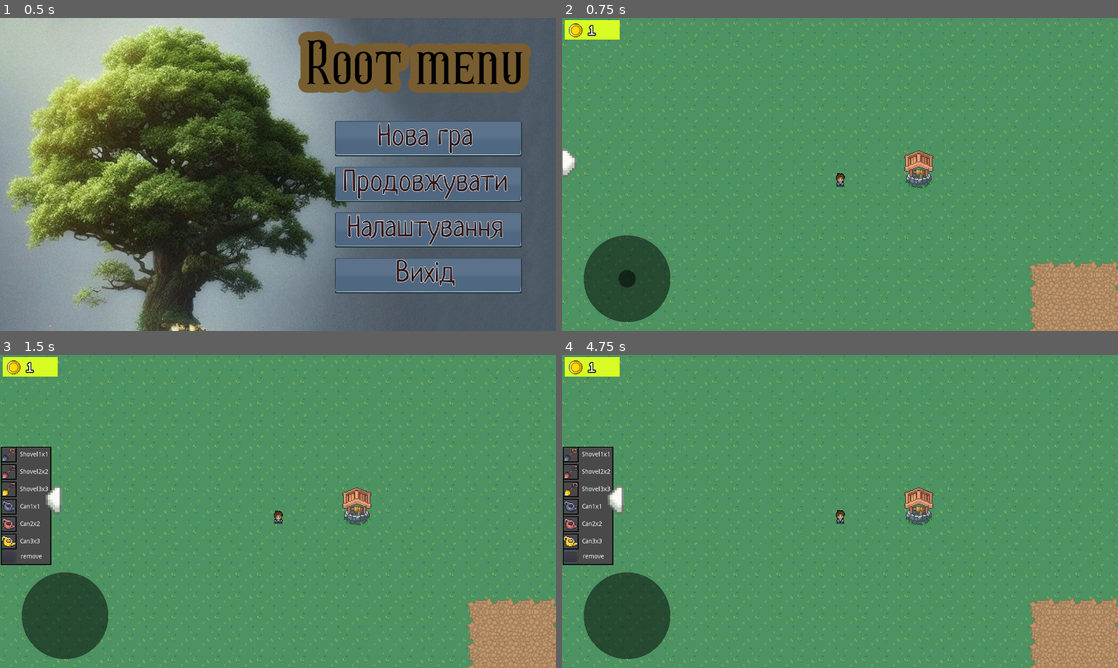
Above: before the commit, frames 1-4 (two rows, left to right).
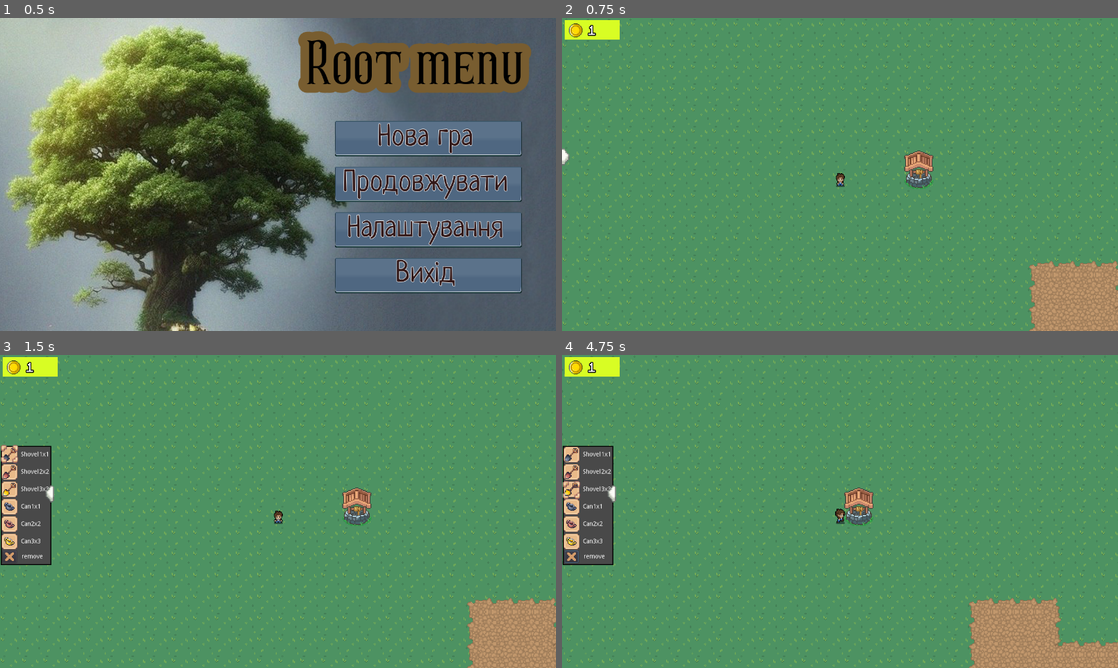
Above: after the commit, the same moments.

Repository: zolkins/RootGame
Game: Godot game, scene res://scenes/main_menu.tscn
The game is run twice, just before and just after one commit, with the same random seed, the same clock (stepped at 60 frames per second) and the same inputs.
Inputs (mouse positions are in pixels of both pictures, inside the frame that each line leads up to; where the layout moved, square brackets give the same spot in the first picture):
- Up to frame 1 (0.5 s): no input
- Up to frame 2 (0.75 s): click "Нова гра" at 0.5 s
- Up to frame 3 (1.5 s): click (5, 492) [5, 498] at 1.25 s
- Up to frame 4 (4.75 s): click "remove" at 2 s; tap Enter at 2.75, 4.25 s; drag from (573, 455) to (895, 442) at 2.77 s; tap Space at 3.5 s; drag from (573, 470) to (812, 574) at 3.52 s; move the mouse to (573, 489) at 4.27 s; hold Right (ui_right) from 4.28 s (still down); click (573, 489) at 4.42 s

Frame 1 is identical in both runs. In frame 2, 3.6% of the frame differs, in the area x 0-20%, y 41-98%; in frame 3, 4.8%; in frame 4, 16%, in the area x 0-100%, y 0-100%.

Commit message:
SelectedItems

Diff:
--- /dev/null
+++ b/resources/1Panels.tres
@@ -0,0 +1,10 @@
+[gd_resource type="Theme" load_steps=3 format=2]
+
+[ext_resource path="res://resources/img/itemBack.png" type="Texture" id=1]
+
+[sub_resource type="StyleBoxTexture" id=1]
+texture = ExtResource( 1 )
+region_rect = Rect2( 0, 0, 26, 26 )
+
+[resource]
+Panel/styles/panel = SubResource( 1 )
--- a/resources/button_bl.tres
+++ b/resources/button_bl.tres
@@ -42,6 +42,8 @@
 outline_size = 1
 font_data = ExtResource( 4 )
 
+[sub_resource type="StyleBoxTexture" id=7]
+
 [resource]
 Button/colors/font_color = Color( 0.2, 0.0980392, 0.0980392, 1 )
 Button/colors/font_color_disabled = Color( 0.9, 0.9, 0.9, 0.2 )
@@ -83,3 +85,4 @@
 Label/constants/shadow_offset_y = 1
 Label/fonts/font = SubResource( 6 )
 Label/styles/normal = null
+Panel/styles/panel = SubResource( 7 )
--- a/scenes/Hotbar.tscn
+++ b/scenes/Hotbar.tscn
@@ -1,6 +1,6 @@
-[gd_scene load_steps=14 format=2]
+[gd_scene load_steps=15 format=2]
 
-[ext_resource path="res://resources/InventSlot.png" type="Texture" id=1]
+[ext_resource path="res://resources/img/delete.png" type="Texture" id=1]
 [ext_resource path="res://resources/img/InventSlot.png" type="Texture" id=2]
 [ext_resource path="res://resources/img/Sprite-0001.png" type="Texture" id=3]
 [ext_resource path="res://scripts/Slot.gd" type="Script" id=4]
@@ -11,11 +11,9 @@
 [ext_resource path="res://resources/img/shovel3.png" type="Texture" id=9]
 [ext_resource path="res://resources/img/can2.png" type="Texture" id=10]
 [ext_resource path="res://resources/img/can1.png" type="Texture" id=11]
+[ext_resource path="res://resources/1Panels.tres" type="Theme" id=12]
 [ext_resource path="res://resources/chek_b.tres" type="Theme" id=13]
-
-[sub_resource type="StyleBoxTexture" id=1]
-texture = ExtResource( 1 )
-region_rect = Rect2( 0, 0, 32, 32 )
+[ext_resource path="res://resources/img/selectedItem.png" type="Texture" id=14]
 
 [node name="Shop" type="Node2D"]
 script = ExtResource( 5 )
@@ -26,7 +24,7 @@
 
 [node name="Texture" type="NinePatchRect" parent="Items"]
 margin_left = 2.0
-margin_top = 211.0
+margin_top = 209.0
 margin_right = 118.0
 margin_bottom = 483.0
 texture = ExtResource( 2 )
@@ -35,25 +33,27 @@
 patch_margin_right = 3
 patch_margin_bottom = 3
 
-[node name="GridContainer" type="GridContainer" parent="Items/Texture"]
-margin_right = 36.0
-margin_bottom = 250.0
+[node name="GridContainer" type="GridContainer" parent="Items"]
+margin_left = 4.0
+margin_top = 211.0
+margin_right = 40.0
+margin_bottom = 461.0
 rect_min_size = Vector2( 36, 36 )
 custom_constants/hseparation = 4
 
-[node name="Slot 1" type="Panel" parent="Items/Texture/GridContainer"]
+[node name="Slot 1" type="Panel" parent="Items/GridContainer"]
 margin_right = 36.0
 margin_bottom = 36.0
 rect_min_size = Vector2( 36, 36 )
-custom_styles/panel = SubResource( 1 )
+theme = ExtResource( 12 )
 script = ExtResource( 4 )
 
-[node name="Shovel1x1" type="Sprite" parent="Items/Texture/GridContainer/Slot 1"]
+[node name="Shovel1x1" type="Sprite" parent="Items/GridContainer/Slot 1"]
 position = Vector2( 17.75, 18.25 )
 scale = Vector2( 1.525, 1.525 )
 texture = ExtResource( 8 )
 
-[node name="Label" type="Label" parent="Items/Texture/GridContainer/Slot 1"]
+[node name="Label" type="Label" parent="Items/GridContainer/Slot 1"]
 margin_left = 44.0
 margin_top = 11.0
 margin_right = 120.0
@@ -61,116 +61,118 @@
 theme = ExtResource( 13 )
 text = "Shovel1x1"
 
-[node name="Slot 2" type="Panel" parent="Items/Texture/GridContainer"]
+[node name="Slot 2" type="Panel" parent="Items/GridContainer"]
 margin_top = 40.0
 margin_right = 36.0
 margin_bottom = 76.0
 rect_min_size = Vector2( 36, 36 )
-custom_styles/panel = SubResource( 1 )
+theme = ExtResource( 12 )
 script = ExtResource( 4 )
 
-[node name="Shovel2x2" type="Sprite" parent="Items/Texture/GridContainer/Slot 2"]
-position = Vector2( 18, 18 )
-scale = Vector2( 1.6, 1.6 )
+[node name="Shovel2x2" type="Sprite" parent="Items/GridContainer/Slot 2"]
+position = Vector2( 17.75, 18.25 )
+scale = Vector2( 1.525, 1.525 )
 texture = ExtResource( 7 )
 
-[node name="Label" type="Label" parent="Items/Texture/GridContainer/Slot 2"]
+[node name="Label" type="Label" parent="Items/GridContainer/Slot 2"]
 margin_left = 44.0
 margin_top = 11.0
 margin_right = 120.0
 margin_bottom = 25.0
 theme = ExtResource( 13 )
-text = "Shovel2x2"
+text = "Shovel1x1"
 
-[node name="Slot 3" type="Panel" parent="Items/Texture/GridContainer"]
+[node name="Slot 3" type="Panel" parent="Items/GridContainer"]
 margin_top = 80.0
 margin_right = 36.0
 margin_bottom = 116.0
 rect_min_size = Vector2( 36, 36 )
-custom_styles/panel = SubResource( 1 )
+theme = ExtResource( 12 )
 script = ExtResource( 4 )
 
-[node name="Shovel3x3" type="Sprite" parent="Items/Texture/GridContainer/Slot 3"]
-position = Vector2( 18.125, 17.875 )
-scale = Vector2( 1.6125, 1.6125 )
+[node name="Shovel3x3" type="Sprite" parent="Items/GridContainer/Slot 3"]
+position = Vector2( 17.75, 18.25 )
+scale = Vector2( 1.525, 1.525 )
 texture = ExtResource( 9 )
 
-[node name="Label" type="Label" parent="Items/Texture/GridContainer/Slot 3"]
+[node name="Label" type="Label" parent="Items/GridContainer/Slot 3"]
 margin_left = 44.0
 margin_top = 11.0
 margin_right = 120.0
 margin_bottom = 25.0
 theme = ExtResource( 13 )
-text = "Shovel3x3"
+text = "Shovel1x1"
 
-[node name="Slot 4" type="Panel" parent="Items/Texture/GridContainer"]
+[node name="Slot 4" type="Panel" parent="Items/GridContainer"]
 margin_top = 120.0
 margin_right = 36.0
 margin_bottom = 156.0
 rect_min_size = Vector2( 36, 36 )
-custom_styles/panel = SubResource( 1 )
+theme = ExtResource( 12 )
 script = ExtResource( 4 )
 
-[node name="Can1x1" type="Sprite" parent="Items/Texture/GridContainer/Slot 4"]
-position = Vector2( 18, 18 )
-scale = Vector2( 2, 2.02868 )
+[node name="Can1x1" type="Sprite" parent="Items/GridContainer/Slot 4"]
+position = Vector2( 17.75, 18.25 )
+scale = Vector2( 1.525, 1.525 )
 texture = ExtResource( 11 )
 
-[node name="Label" type="Label" parent="Items/Texture/GridContainer/Slot 4"]
+[node name="Label" type="Label" parent="Items/GridContainer/Slot 4"]
 margin_left = 44.0
 margin_top = 11.0
 margin_right = 120.0
 margin_bottom = 25.0
 theme = ExtResource( 13 )
-text = "Can1x1"
+text = "Shovel1x1"
 
-[node name="Slot 5" type="Panel" parent="Items/Texture/GridContainer"]
+[node name="Slot 5" type="Panel" parent="Items/GridContainer"]
 margin_top = 160.0
 margin_right = 36.0
 margin_bottom = 196.0
 rect_min_size = Vector2( 36, 36 )
-custom_styles/panel = SubResource( 1 )
+theme = ExtResource( 12 )
 script = ExtResource( 4 )
 
-[node name="Can2x2" type="Sprite" parent="Items/Texture/GridContainer/Slot 5"]
-position = Vector2( 17.9083, 18.5221 )
-scale = Vector2( 2.01146, 2.07965 )
+[node name="Can2x2" type="Sprite" parent="Items/GridContainer/Slot 5"]
+position = Vector2( 17.75, 18.25 )
+scale = Vector2( 1.525, 1.525 )
 texture = ExtResource( 10 )
 
-[node name="Label" type="Label" parent="Items/Texture/GridContainer/Slot 5"]
+[node name="Label" type="Label" parent="Items/GridContainer/Slot 5"]
 margin_left = 44.0
 margin_top = 11.0
 margin_right = 120.0
 margin_bottom = 25.0
 theme = ExtResource( 13 )
-text = "Can2x2"
+text = "Shovel1x1"
 
-[node name="Slot 6" type="Panel" parent="Items/Texture/GridContainer"]
+[node name="Slot 6" type="Panel" parent="Items/GridContainer"]
 margin_top = 200.0
 margin_right = 36.0
 margin_bottom = 236.0
 rect_min_size = Vector2( 36, 36 )
-custom_styles/panel = SubResource( 1 )
+theme = ExtResource( 12 )
 script = ExtResource( 4 )
 
-[node name="Can3x3" type="Sprite" parent="Items/Texture/GridContainer/Slot 6"]
-position = Vector2( 18, 19 )
-scale = Vector2( 2.07692, 2.07692 )
+[node name="Can3x3" type="Sprite" parent="Items/GridContainer/Slot 6"]
+position = Vector2( 17.75, 18.25 )
+scale = Vector2( 1.525, 1.525 )
 texture = ExtResource( 6 )
 
-[node name="Label" type="Label" parent="Items/Texture/GridContainer/Slot 6"]
+[node name="Label" type="Label" parent="Items/GridContainer/Slot 6"]
 margin_left = 44.0
 margin_top = 11.0
 margin_right = 120.0
 margin_bottom = 25.0
 theme = ExtResource( 13 )
-text = "Can3x3"
+text = "Shovel1x1"
 
 [node name="Delete" type="Button" parent="Items"]
-margin_left = 4.0
+margin_left = 6.0
 margin_top = 450.0
-margin_right = 36.0
+margin_right = 38.0
 margin_bottom = 478.0
+icon = ExtResource( 1 )
+expand_icon = true
 
 [node name="Label" type="Label" parent="Items/Delete"]
 margin_left = 44.0
@@ -179,11 +181,16 @@
 margin_bottom = 21.0
 text = "remove"
 
+[node name="Select" type="Sprite" parent="Items"]
+position = Vector2( 23, 228 )
+scale = Vector2( 1.75, 1.75 )
+texture = ExtResource( 14 )
+
 [node name="Slider" type="TextureButton" parent="."]
 margin_left = -3.0
 margin_top = 300.0
-margin_right = 34.0
-margin_bottom = 367.0
+margin_right = 17.0
+margin_bottom = 339.0
 texture_normal = ExtResource( 3 )
 expand = true
 
--- a/scenes/player.tscn
+++ b/scenes/player.tscn
@@ -8,98 +8,122 @@
 [ext_resource path="res://scenes/joystick.tscn" type="PackedScene" id=6]
 
 [sub_resource type="AtlasTexture" id=2]
+flags = 4
 atlas = ExtResource( 3 )
 region = Rect2( 0, 144, 48, 48 )
 
 [sub_resource type="AtlasTexture" id=3]
+flags = 4
 atlas = ExtResource( 3 )
 region = Rect2( 48, 144, 48, 48 )
 
 [sub_resource type="AtlasTexture" id=4]
+flags = 4
 atlas = ExtResource( 3 )
 region = Rect2( 96, 144, 48, 48 )
 
 [sub_resource type="AtlasTexture" id=5]
+flags = 4
 atlas = ExtResource( 3 )
 region = Rect2( 144, 144, 48, 48 )
 
 [sub_resource type="AtlasTexture" id=6]
+flags = 4
 atlas = ExtResource( 3 )
 region = Rect2( 192, 144, 48, 48 )
 
 [sub_resource type="AtlasTexture" id=7]
+flags = 4
 atlas = ExtResource( 3 )
 region = Rect2( 240, 144, 48, 48 )
 
 [sub_resource type="AtlasTexture" id=8]
+flags = 4
 atlas = ExtResource( 3 )
 region = Rect2( 0, 0, 48, 48 )
 
 [sub_resource type="AtlasTexture" id=9]
+flags = 4
 atlas = ExtResource( 3 )
 region = Rect2( 48, 0, 48, 48 )
 
 [sub_resource type="AtlasTexture" id=10]
+flags = 4
 atlas = ExtResource( 3 )
 region = Rect2( 96, 0, 48, 48 )
 
 [sub_resource type="AtlasTexture" id=11]
+flags = 4
 atlas = ExtResource( 3 )
 region = Rect2( 144, 0, 48, 48 )
 
 [sub_resource type="AtlasTexture" id=12]
+flags = 4
 atlas = ExtResource( 3 )
 region = Rect2( 192, 0, 48, 48 )
 
 [sub_resource type="AtlasTexture" id=13]
+flags = 4
 atlas = ExtResource( 3 )
 region = Rect2( 240, 0, 48, 48 )
 
 [sub_resource type="AtlasTexture" id=14]
+flags = 4
 atlas = ExtResource( 3 )
 region = Rect2( 0, 192, 48, 48 )
 
 [sub_resource type="AtlasTexture" id=15]
+flags = 4
 atlas = ExtResource( 3 )
 region = Rect2( 48, 192, 48, 48 )
 
 [sub_resource type="AtlasTexture" id=16]
+flags = 4
 atlas = ExtResource( 3 )
 region = Rect2( 96, 192, 48, 48 )
 
 [sub_resource type="AtlasTexture" id=17]
+flags = 4
 atlas = ExtResource( 3 )
 region = Rect2( 144, 192, 48, 48 )
 
 [sub_resource type="AtlasTexture" id=18]
+flags = 4
 atlas = ExtResource( 3 )
 region = Rect2( 192, 192, 48, 48 )
 
 [sub_resource type="AtlasTexture" id=19]
+flags = 4
 atlas = ExtResource( 3 )
 region = Rect2( 240, 192, 48, 48 )
 
 [sub_resource type="AtlasTexture" id=20]
+flags = 4
 atlas = ExtResource( 3 )
 region = Rect2( 0, 240, 48, 48 )
 
 [sub_resource type="AtlasTexture" id=21]
+flags = 4
 atlas = ExtResource( 3 )
 region = Rect2( 48, 240, 48, 48 )
 
 [sub_resource type="AtlasTexture" id=22]
+flags = 4
 atlas = ExtResource( 3 )
 region = Rect2( 96, 240, 48, 48 )
 
 [sub_resource type="AtlasTexture" id=23]
+flags = 4
 atlas = ExtResource( 3 )
 region = Rect2( 144, 240, 48, 48 )
 
 [sub_resource type="AtlasTexture" id=24]
+flags = 4
 atlas = ExtResource( 3 )
 region = Rect2( 192, 240, 48, 48 )
 
 [sub_resource type="AtlasTexture" id=25]
+flags = 4
 atlas = ExtResource( 3 )
 region = Rect2( 240, 240, 48, 48 )
 
@@ -157,6 +181,7 @@
 [node name="Coins" parent="CanvasLayer" instance=ExtResource( 2 )]
 
 [node name="CanvasLayer2" parent="." instance=ExtResource( 6 )]
+visible = false
 
 [connection signal="not_move" from="CanvasLayer2" to="." method="_on_CanvasLayer2_not_move"]
 [connection signal="use_move_vector" from="CanvasLayer2" to="." method="_on_CanvasLayer2_use_move_vector"]
--- a/scripts/Hotbar.gd
+++ b/scripts/Hotbar.gd
@@ -1,7 +1,7 @@
 extends Node2D
 
 const SlotClass = preload("res://scripts/Slot.gd")
-onready var inventory_slots = $Items/Texture/GridContainer
+onready var inventory_slots = $Items/GridContainer
 var holding_item = null
 
 func _ready():
@@ -12,6 +12,7 @@
 func slot_gui_input(event: InputEvent, slot: SlotClass):
 	if event is InputEventMouseButton:
 		if event.button_index == BUTTON_LEFT && event.pressed:
+			slot.Selected()
 			if holding_item == null:
 				holding_item = slot.item.duplicate()
 				add_child(holding_item)
--- a/scripts/KinematicBody2D.gd
+++ b/scripts/KinematicBody2D.gd
@@ -27,8 +27,8 @@
 	velocity = velocity.normalized() * speed
 	move_and_slide(velocity)
 
-#func _process(_delta):
-#	move()
+func _process(_delta):
+	move()
 
 
 func _on_CanvasLayer2_use_move_vector(move_vector):
--- a/scripts/Slot.gd
+++ b/scripts/Slot.gd
@@ -1,17 +1,12 @@
 extends Panel
 
 var item = null
+onready var Select = $"../../Select"
 
 func _ready():
 	if $'.'.get_child(0):
 		item = $'.'.get_child(0)
 		$'.'.get_child(1).text = $'.'.get_child(0).name
 
-#func putIntoSlot(new_item):
-#	item = new_item
-#	item.position = Vector2(0, 0)
-#	var inventoryNode = find_parent("Shop")
-#	inventoryNode.remove_child(item)
-#	add_child(item)
-#	item.move_local_x(18)
-#	item.move_local_y(18)
+func Selected():
+	Select.set_position($"..".get_position() + $'.'.get_position() + Vector2(19, 20))
Not shown: 1 places in resources/button_bl.tres that only renumber resources
Binary file added: resources/img/delete.png
Binary file added: resources/img/itemBack.png
Binary file added: resources/img/selectedItem.png
